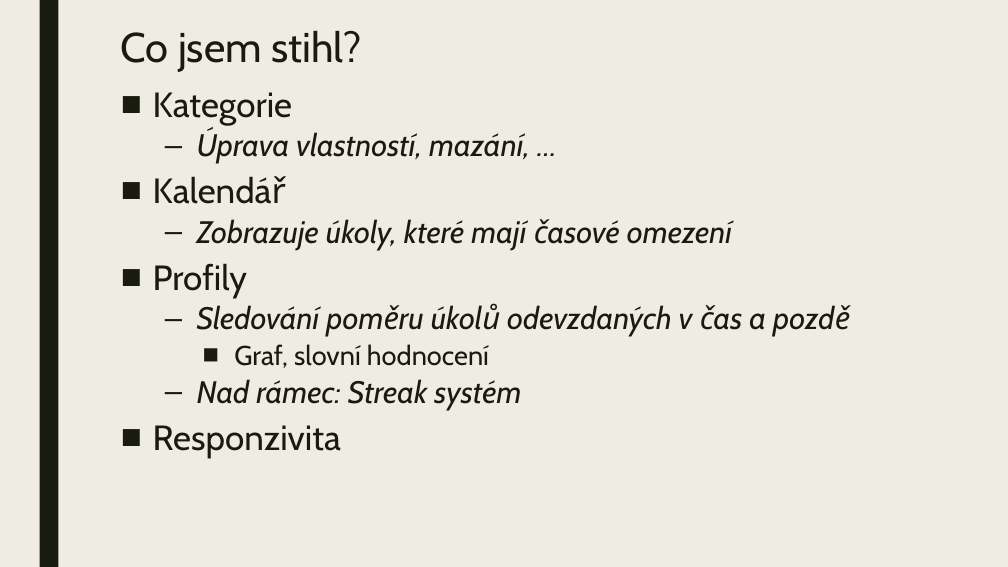
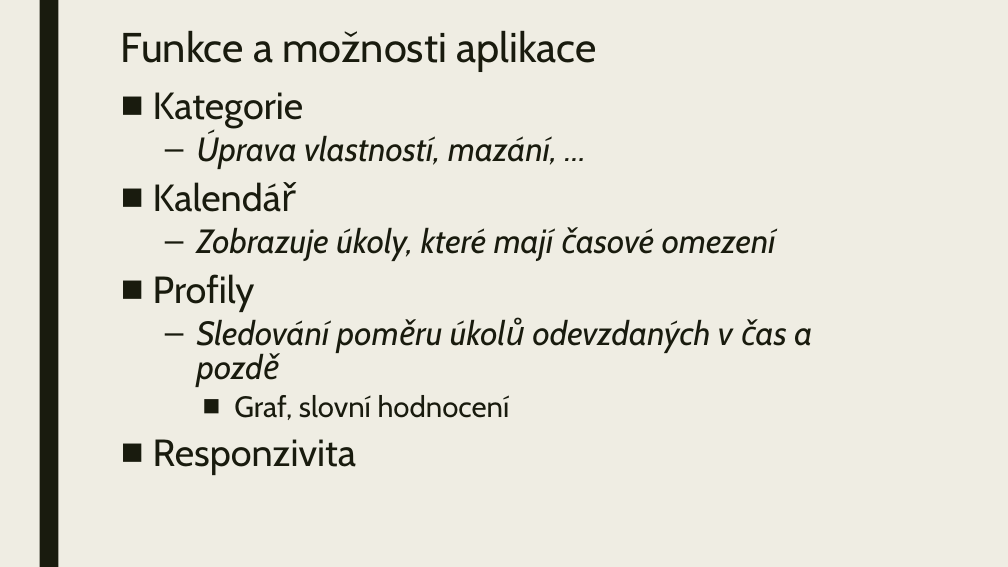
Before and after one commit to Aidam7/DuDat-Docs, a slide deck: slide 13 of Prezentace/Obhajoba.pptx (slide 7 before the commit). Drawn at 1008x567 pixels with LibreOffice and Linux fonts; fonts in the diff are those of the drawing. Boxes give left, top, right and bottom in pixels: in the first picture for what was removed or moved away, otherwise in the second. Text is boxed around its words. In the diff, an @@ line names an element or a change of style, - is before the commit and + after.

```diff
--- a/Prezentace/Obhajoba.pptx
+++ b/Prezentace/Obhajoba.pptx
@@ title at [121,31,596,72]: text changed @@
-Co jsem stihl?
+Funkce a možnosti aplikace
@@ text "Kategorie" at [153,92,812,475]: size 33.3 to 36 pt in "Kategorie", "Kalendář", "Profily", "Responzivita"; size 29.6 to 32 pt in "Úprava vlastností, mazání, …", "Zobrazuje úkoly, které mají časové omezení", "Sledování poměru úkolů odevzdaných v čas a ..."; size 25.9 to 28 pt in "Graf, slovní hodnocení" @@
@@ text at [197,379,521,410]: paragraph removed @@
-  – Nad rámec: Streak systém
```
Also in this commit, not shown: 5 other slides changed, 17 slides added, 5 slides removed.
